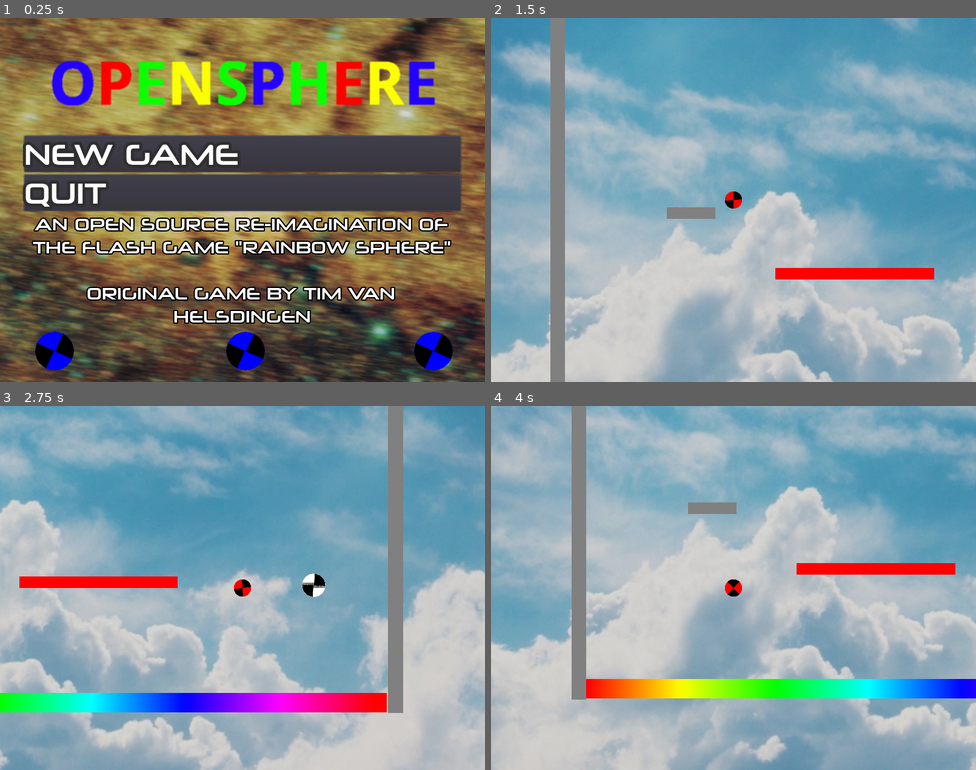
Above: before the commit, frames 1-4 (two rows, left to right).
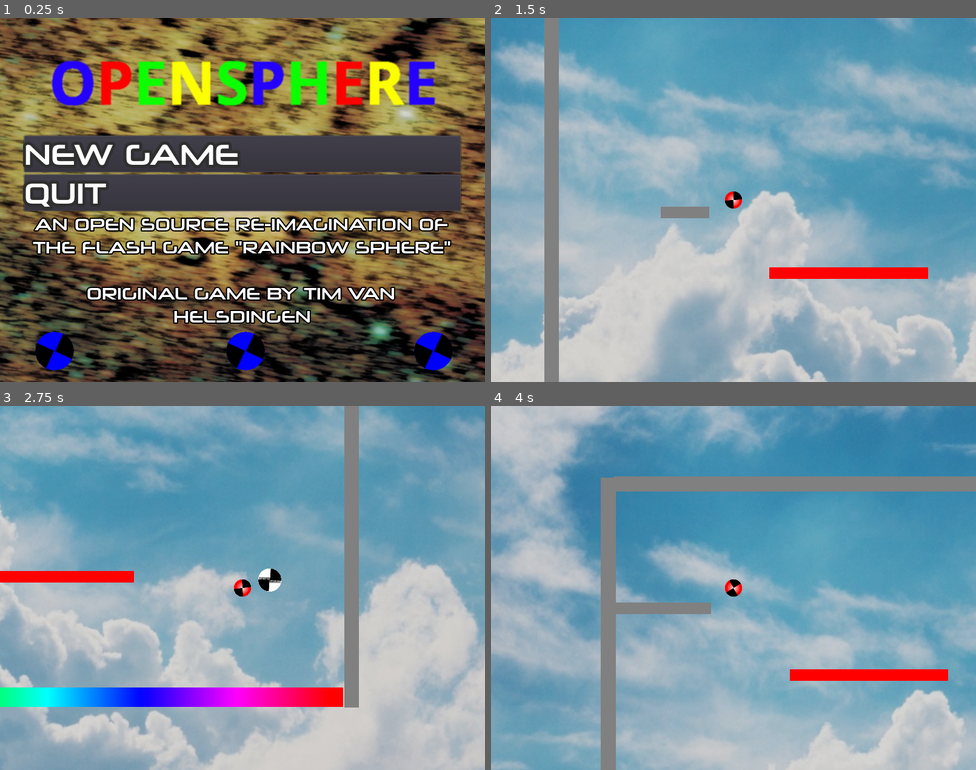
Above: after the commit, the same moments.

Repository: OpenSphereDevel/OpenSphere-Godot
Game: Godot game, scene res://levels/mainmenu/TitleScreen.tscn
The game is run twice, just before and just after one commit, with the same random seed, the same clock (stepped at 60 frames per second) and the same inputs.
Inputs:
- Up to frame 1 (0.25 s): no input
- Up to frame 2 (1.5 s): click "NEW GAME" at 0.5 s; tap Enter at 1.25 s; hold Right (ball_move_right) from 1.28 s (still down)
- Up to frame 3 (2.75 s): keep holding Right (ball_move_right); tap Up (ball_jump) at 1.52, 2.27 s
- Up to frame 4 (4 s): release Right (ball_move_right) at 2.78 s; hold Left (ball_move_left) 2.78-3.53 s; hold Right (ball_move_right) from 3.53 s (still down); tap Up (ball_jump) at 3.77 s

The runs differ from the first frame. In frame 1, 20% of the frame differs, in the area x 0-100%, y 0-100%; in frame 2, 6.4%; in frame 3, 44%; in frame 4, 79%.

Commit message:
FIX SOME STUFF
CHANGELOG:
--Added translucency white effect to the ball
--Made color changer dudes more translucent so it looks better
--Changed speed, gravity, etc. to try to be more faithful to original
--Fixed blue wall in level 4, now you actually die if you touch it

Diff:
--- a/levels/cloud/cloud3.tscn
+++ b/levels/cloud/cloud3.tscn
@@ -41,7 +41,7 @@
 scale = Vector2( 5, 0.6 )
 
 [node name="Platform2" parent="." instance=ExtResource( 5 )]
-position = Vector2( -60, 80 )
+position = Vector2( 50, 90 )
 scale = Vector2( 8.16, 0.6 )
 
 [node name="Platform3" parent="." instance=ExtResource( 5 )]
@@ -60,7 +60,7 @@
 position = Vector2( 1560, 370 )
 
 [node name="ColorChanger" parent="." instance=ExtResource( 7 )]
-position = Vector2( 320, -50 )
+position = Vector2( 380, -70 )
 
 [node name="ColorChanger2" parent="." instance=ExtResource( 7 )]
-position = Vector2( 640, -20 )
+position = Vector2( 620, -20 )
--- a/levels/cloud/cloud4.tscn
+++ b/levels/cloud/cloud4.tscn
@@ -49,15 +49,16 @@
 scale = Vector2( 0.6, 0.6 )
 
 [node name="Platform4" parent="." instance=ExtResource( 5 )]
-position = Vector2( 270, 20 )
+position = Vector2( 220, 20 )
 scale = Vector2( 7, 0.6 )
 
 [node name="Platform5" parent="." instance=ExtResource( 5 )]
-position = Vector2( 530, -320 )
-scale = Vector2( 0.6, 5 )
+position = Vector2( 460, -330 )
+rotation = 1.5708
+scale = Vector2( 4.5, 0.6 )
 
 [node name="FinishObject" parent="." instance=ExtResource( 6 )]
 position = Vector2( -260, 230 )
 
 [node name="ColorChanger" parent="." instance=ExtResource( 7 )]
-position = Vector2( 670, -240 )
+position = Vector2( 580, -280 )
--- a/levels/template/Platform.tscn
+++ b/levels/template/Platform.tscn
@@ -8,7 +8,7 @@
 extents = Vector2( 31.9813, 31.8759 )
 
 [sub_resource type="RectangleShape2D" id=2]
-extents = Vector2( 32.0581, 32.9814 )
+extents = Vector2( 32.0511, 33.1971 )
 
 [node name="Platform" type="StaticBody2D"]
 position = Vector2( 480, 352 )
--- a/levels/template/Player.tscn
+++ b/levels/template/Player.tscn
@@ -1,12 +1,13 @@
-[gd_scene load_steps=6 format=2]
+[gd_scene load_steps=7 format=2]
 
 [ext_resource path="res://scripts/PlayerScript.gd" type="Script" id=1]
 [ext_resource path="res://sprites/ballsprite.png" type="Texture" id=2]
-[ext_resource path="res://sprites/ballrollsprite.png" type="Texture" id=3]
-[ext_resource path="res://scripts/RotatingSprite.gd" type="Script" id=4]
+[ext_resource path="res://sprites/colorchanger.png" type="Texture" id=3]
+[ext_resource path="res://sprites/ballrollsprite.png" type="Texture" id=4]
+[ext_resource path="res://scripts/RotatingSprite.gd" type="Script" id=5]
 
 [sub_resource type="CircleShape2D" id=1]
-radius = 32.0
+radius = 32.0461
 
 [node name="Player" type="KinematicBody2D"]
 position = Vector2( 480, 192 )
@@ -32,9 +33,13 @@
 "_edit_group_": true
 }
 
+[node name="TranslucentSprite" type="Sprite" parent="BallSprite"]
+scale = Vector2( 1.4, 1.4 )
+texture = ExtResource( 3 )
+
 [node name="RotatingSprite" type="Sprite" parent="BallSprite"]
-texture = ExtResource( 3 )
-script = ExtResource( 4 )
+texture = ExtResource( 4 )
+script = ExtResource( 5 )
 
 [node name="PlayerCollisionShape2D" type="CollisionShape2D" parent="."]
 scale = Vector2( 1.5, 1.5 )
--- a/scripts/PlatformColorDetection.gd
+++ b/scripts/PlatformColorDetection.gd
@@ -5,4 +5,5 @@
 	if body.get_name() == "Player":
 		if get_parent().get_node("Sprite").get_self_modulate() != Color(0.5,0.5,0.5,1):
 			if get_parent().get_node("Sprite").get_self_modulate() != get_tree().get_root().get_node("/root/WorldNode2D/Player").get_node("BallSprite").get_self_modulate():
+				print("BAD COLOR, RESTARTING")
 				get_tree().reload_current_scene()
--- a/scripts/PlayerScript.gd
+++ b/scripts/PlayerScript.gd
@@ -10,9 +10,9 @@
 const UP = Vector2(0, -1)
 
 #constants for things like movement speed, gravity, jump height, etc.
-const SPEED = 700
-const GRAVITY = 22
-const JUMP_HEIGHT = -700
+const SPEED = 800
+const GRAVITY = 26
+const JUMP_HEIGHT = -720
 
 #variable to determine if player released jump button already to stop jumping
 #turns to true so you can't do it more than once mid-air and cheat the game
Binary file changed: levels/mainmenu/cosmos.jpg
Binary file changed: sprites/colorchanger.png
